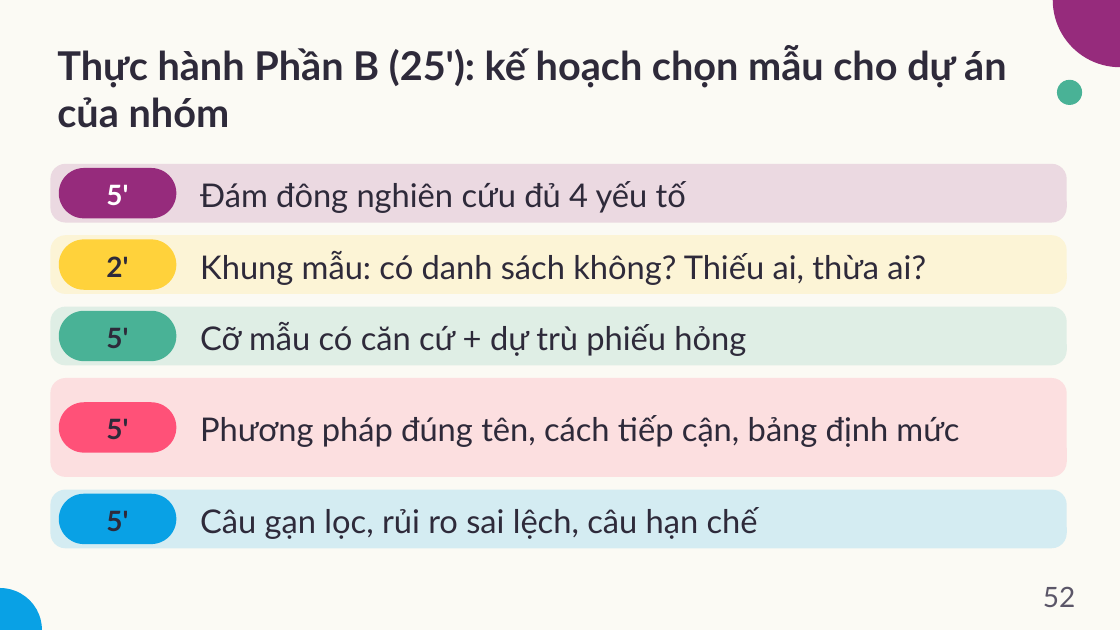
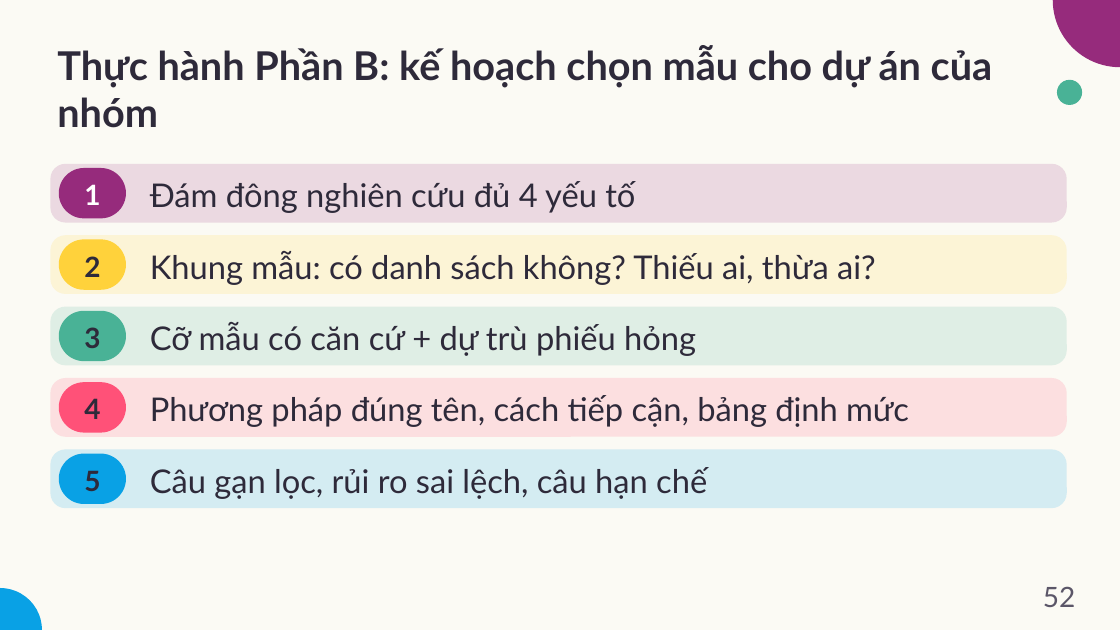
Before and after one commit to dnbaoquyen/academic-pptx-skill, a slide deck: slide 52 of mkt1107/output/MKT1107_W08_slides.pptx. Drawn at 1120x630 pixels with LibreOffice and Linux fonts; fonts in the diff are those of the drawing. Boxes give left, top, right and bottom in pixels: in the first picture for what was removed or moved away, otherwise in the second. Text is boxed around its words. In the diff, an @@ line names an element or a change of style, - is before the commit and + after.

```diff
--- a/mkt1107/output/MKT1107_W08_slides.pptx
+++ b/mkt1107/output/MKT1107_W08_slides.pptx
@@ title at <box>57,45,993,128</box>: text changed @@
-Thực hành Phần B (25'): kế hoạch chọn mẫu cho dự án của nhóm
+Thực hành Phần B: kế hoạch chọn mẫu cho dự án của nhóm
@@ rounded rectangle: place and size @@
-rounded rectangle at <box>59,168,176,218</box>
+rounded rectangle at <box>59,168,126,218</box>
@@ text "Đám đông nghiên cứu đủ ...": place and size @@
-text "Đám đông nghiên cứu đủ ..." at <box>200,181,686,213</box>
+text "Đám đông nghiên cứu đủ ..." at <box>150,181,635,213</box>
@@ text at <box>84,184,100,205</box>: text changed @@
-5'
+1
@@ rounded rectangle: place and size @@
-rounded rectangle at <box>59,239,176,290</box>
+rounded rectangle at <box>59,239,126,290</box>
@@ text "Khung mẫu: có danh sách ...": place and size @@
-text "Khung mẫu: có danh sách ..." at <box>200,251,926,285</box>
+text "Khung mẫu: có danh sách ..." at <box>150,251,876,285</box>
@@ text at <box>84,256,100,277</box>: text changed @@
-2'
+2
@@ rounded rectangle: place and size @@
-rounded rectangle at <box>59,311,176,361</box>
+rounded rectangle at <box>59,311,126,361</box>
@@ text at <box>84,327,100,348</box>: text changed @@
-5'
+3
@@ text "Cỡ mẫu có căn cứ ...": place and size @@
-text "Cỡ mẫu có căn cứ ..." at <box>200,322,746,356</box>
+text "Cỡ mẫu có căn cứ ..." at <box>150,322,696,356</box>
@@ rounded rectangle: place and size @@
-rounded rectangle at <box>50,378,1067,477</box>
+rounded rectangle at <box>50,378,1067,437</box>
@@ rounded rectangle at <box>50,378,1067,437</box>: proportions changed @@
@@ rounded rectangle: place and size @@
-rounded rectangle at <box>59,402,176,453</box>
+rounded rectangle at <box>59,382,126,433</box>
@@ text "Phương pháp đúng tên, cách ...": place and size @@
-text "Phương pháp đúng tên, cách ..." at <box>200,415,959,447</box>
+text "Phương pháp đúng tên, cách ..." at <box>150,395,909,427</box>
@@ text at <box>84,398,100,419</box>: text changed @@
-5'
+4
@@ rounded rectangle: place and size @@
-rounded rectangle at <box>50,490,1067,549</box>
+rounded rectangle at <box>50,450,1067,508</box>
@@ rounded rectangle: place and size @@
-rounded rectangle at <box>59,494,176,544</box>
+rounded rectangle at <box>59,454,126,504</box>
@@ text at <box>84,470,100,491</box>: text changed @@
-5'
+5
@@ text "Câu gạn lọc, rủi ro ...": place and size @@
-text "Câu gạn lọc, rủi ro ..." at <box>200,507,758,539</box>
+text "Câu gạn lọc, rủi ro ..." at <box>150,467,707,499</box>
```
Also in this commit, not shown: 13 other slides changed, 21 other files.
